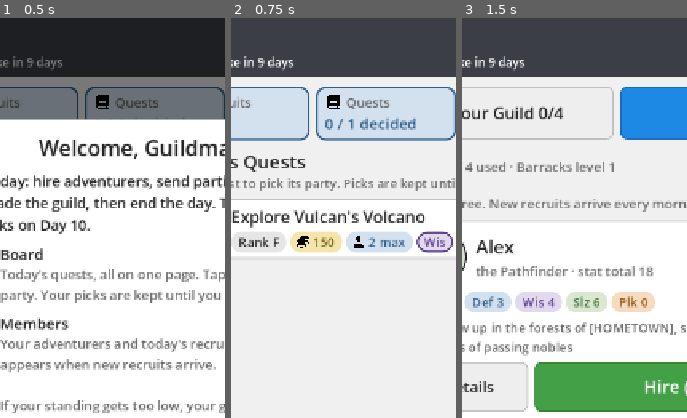
Above: before the commit, frames 1-3 (left to right).
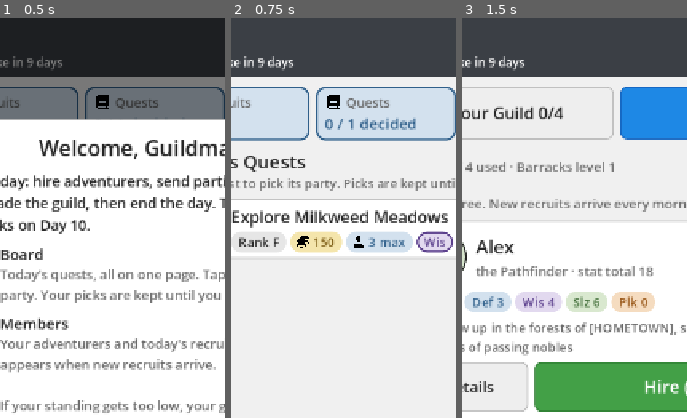
Above: after the commit, the same moments.

Repository: ActuallySanta/Fantasy-Guild-Manager
Game: Godot game, scene res://MobileHall/hall_main.tscn
Same seed, same stepped clock (60 frames per second), same inputs: the game is played once before the commit and once after it.
Inputs:
- Up to frame 1 (0.5 s): no input
- Up to frame 2 (0.75 s): click "Start" at 0.5 s
- Up to frame 3 (1.5 s): click "For Hire" at 1.25 s
The pictures show only the part of the screen within x 16-66%, y 0-50%; the shares and areas given below are measured in that part.

Frame 1 is identical in both runs. In frame 2, 1.5% of the frame differs, in the area x 27-97%, y 48-58%; in frame 3, nothing differs.

Commit message:
Glass Mountains Added (placeholder monsters)

Diff:
--- a/Scripts/Quest Creator/quest_resource.gd
+++ b/Scripts/Quest Creator/quest_resource.gd
@@ -65,8 +65,8 @@
 		return
 
 	difficulty = diff
-	maxAdventurers = randi_range(1, 2)
-	regionNum = randi_range(0, 2)
+	maxAdventurers = randi_range(1, 3)
+	regionNum = randi_range(0, 3)
 	questNum = randi_range(0, 7)
 	type = ExternalContentContainer.get_Quest_Story(questNum, 0).to_int()
 	location = QuestManager.world_regions[regionNum].returnName(type)
Not shown, changed: External Content/Quest Stuff (Test)/2D Monster Test.txt
Not shown, changed: External Content/Quest Stuff (Test)/The Glass Mountains (Locations).txt
